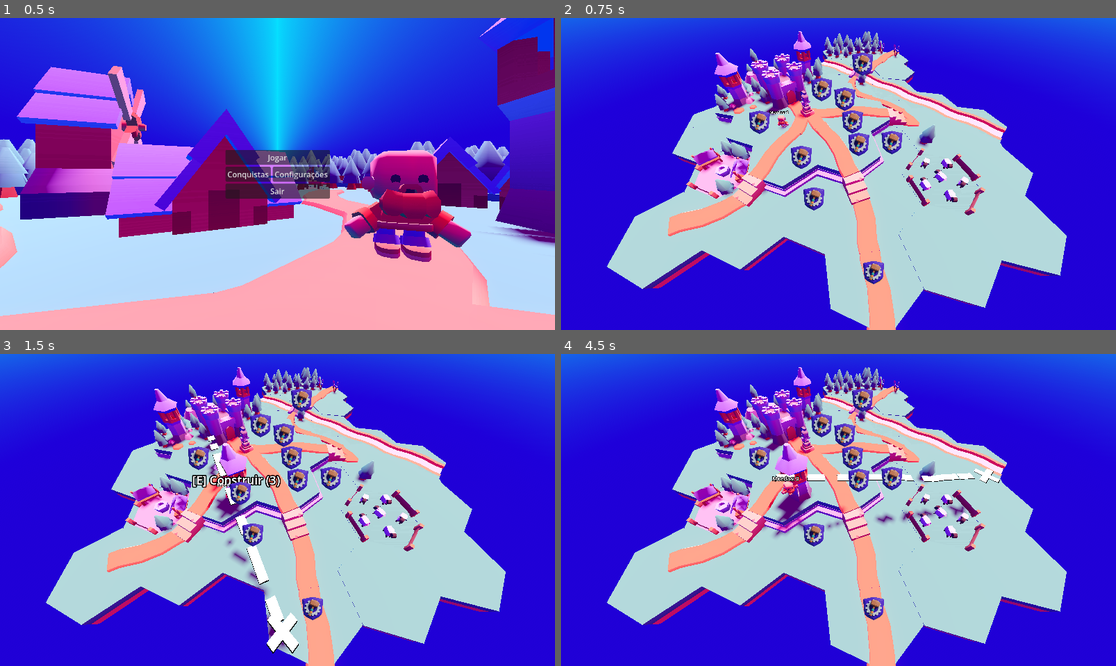
Above: before the commit, frames 1-4 (two rows, left to right).
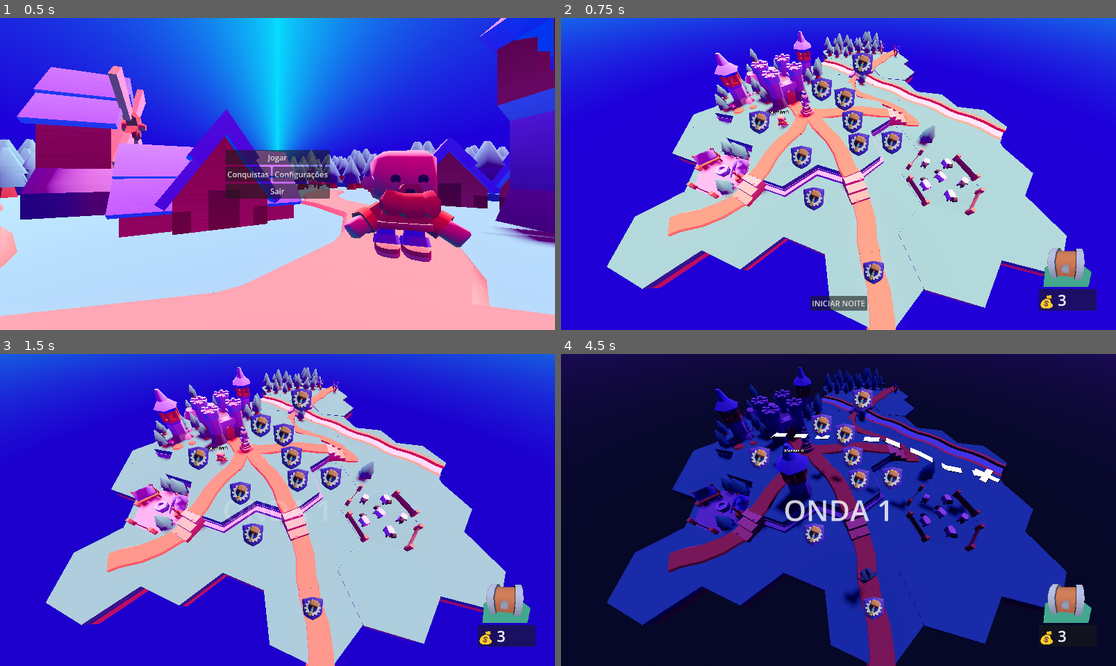
Above: after the commit, the same moments.

Repository: LucasSckenal/pi-4
Game: Godot game, scene res://Cenas Locais/main_menu.tscn
Two runs of this game, one before a commit and one after it. Both use one fixed random seed, a clock stepped at 60 frames per second and the inputs below.
Inputs (mouse positions are in pixels of both pictures, inside the frame that each line leads up to):
- Up to frame 1 (0.5 s): no input
- Up to frame 2 (0.75 s): click "Jogar" at 0.5 s
- Up to frame 3 (1.5 s): click (277, 637) at 1.25 s, where only the run after the commit has a clickable "INICIAR NOITE"
- Up to frame 4 (4.5 s): click (799, 494) at 2.02 s; click (855, 456) at 2.77 s; click (799, 494) at 3.52 s; tap Enter at 4.25 s; move the mouse to (960, 494) at 4.27 s; tap E (interact) at 4.35 s; click (960, 494) at 4.42 s

Frame 1 is identical in both runs. In frame 2, 2.1% of the frame differs, in the area x 44-97%, y 73-94%; in frame 3, 4.3%; in frame 4, 98%, in the area x 0-100%, y 0-100%.

Commit message:
feat: add HUD scene and script for game interface management

Diff:
--- /dev/null
+++ b/Cenas Locais/hud.tscn
@@ -0,0 +1,107 @@
+[gd_scene format=3 uid="uid://cri36f13bdtw1"]
+
+[ext_resource type="Script" uid="uid://bdk4hwc1fa0fx" path="res://hud.gd" id="1_fiyi4"]
+[ext_resource type="PackedScene" uid="uid://5wk3w1ggee8" path="res://Dungeon/chest.glb" id="2_o13s8"]
+[ext_resource type="PackedScene" uid="uid://ylr4w7m32di4" path="res://Mapa/grass.glb" id="3_iy34l"]
+
+[sub_resource type="World3D" id="World3D_ebwb2"]
+
+[node name="HUD" type="CanvasLayer" unique_id=1178528872]
+script = ExtResource("1_fiyi4")
+
+[node name="InterfacePrincipal" type="Control" parent="." unique_id=562351409]
+layout_mode = 3
+anchors_preset = 15
+anchor_right = 1.0
+anchor_bottom = 1.0
+grow_horizontal = 2
+grow_vertical = 2
+size_flags_horizontal = 3
+size_flags_vertical = 3
+mouse_filter = 2
+
+[node name="CentroTela" type="CenterContainer" parent="InterfacePrincipal" unique_id=1246110216]
+layout_mode = 1
+anchors_preset = 15
+anchor_right = 1.0
+anchor_bottom = 1.0
+grow_horizontal = 2
+grow_vertical = 2
+
+[node name="LabelWave" type="Label" parent="InterfacePrincipal/CentroTela" unique_id=1482058559]
+modulate = Color(1, 1, 1, 0)
+layout_mode = 2
+theme_override_font_sizes/font_size = 60
+text = "ONDA 1/10"
+
+[node name="MarginInferior" type="MarginContainer" parent="InterfacePrincipal" unique_id=486124078]
+layout_mode = 1
+anchors_preset = 7
+anchor_left = 0.5
+anchor_top = 1.0
+anchor_right = 0.5
+anchor_bottom = 1.0
+offset_left = -59.5
+offset_top = -71.0
+offset_right = 59.5
+grow_horizontal = 2
+grow_vertical = 0
+theme_override_constants/margin_bottom = 40
+
+[node name="CenterContainer" type="CenterContainer" parent="InterfacePrincipal/MarginInferior" unique_id=345088075]
+layout_mode = 2
+
+[node name="BotaoIniciarNoite" type="Button" parent="InterfacePrincipal/MarginInferior/CenterContainer" unique_id=513199761]
+layout_mode = 2
+text = "INICIAR NOITE"
+
+[node name="MarginDireita" type="MarginContainer" parent="InterfacePrincipal" unique_id=1955128057]
+layout_mode = 1
+anchors_preset = 3
+anchor_left = 1.0
+anchor_top = 1.0
+anchor_right = 1.0
+anchor_bottom = 1.0
+offset_left = -40.0
+offset_top = -40.0
+grow_horizontal = 0
+grow_vertical = 0
+theme_override_constants/margin_right = 40
+theme_override_constants/margin_bottom = 40
+
+[node name="VBoxDireita" type="VBoxContainer" parent="InterfacePrincipal/MarginDireita" unique_id=1732296998]
+layout_mode = 2
+size_flags_horizontal = 4
+size_flags_vertical = 4
+
+[node name="ContainerBau" type="SubViewportContainer" parent="InterfacePrincipal/MarginDireita/VBoxDireita" unique_id=270829609]
+custom_minimum_size = Vector2(120, 120)
+layout_mode = 2
+
+[node name="SubViewport" type="SubViewport" parent="InterfacePrincipal/MarginDireita/VBoxDireita/ContainerBau" unique_id=1232761435]
+own_world_3d = true
+world_3d = SubResource("World3D_ebwb2")
+transparent_bg = true
+handle_input_locally = false
+size = Vector2i(120, 120)
+render_target_update_mode = 4
+
+[node name="CameraBau" type="Camera3D" parent="InterfacePrincipal/MarginDireita/VBoxDireita/ContainerBau/SubViewport" unique_id=1318374310]
+transform = Transform3D(1, 0, 0, 0, 0.8768359, 0.48078984, 0, -0.48078984, 0.8768359, 0, 0.8348205, 0.5266327)
+
+[node name="LuzBau" type="DirectionalLight3D" parent="InterfacePrincipal/MarginDireita/VBoxDireita/ContainerBau/SubViewport" unique_id=1771548868]
+transform = Transform3D(1, 0, 0, 0, 0.74232686, 0.670038, 0, -0.670038, 0.74232686, 0, 1.3098617, 1.6097276)
+
+[node name="chest2" parent="InterfacePrincipal/MarginDireita/VBoxDireita/ContainerBau/SubViewport" unique_id=53500304 instance=ExtResource("2_o13s8")]
+transform = Transform3D(0.9956746, 0, -0.09290931, 0, 1, 0, 0.09290931, 0, 0.9956746, -0.013607115, 0.22566462, -0.10615909)
+
+[node name="grass2" parent="InterfacePrincipal/MarginDireita/VBoxDireita/ContainerBau/SubViewport/chest2" unique_id=1979503599 instance=ExtResource("3_iy34l")]
+transform = Transform3D(0.8030646, 0, -0.44863927, 0, 1, 0, 0.47277692, 0, 0.76206416, -0.010401107, -0.22566473, 0.011875898)
+
+[node name="FundoMoedas" type="PanelContainer" parent="InterfacePrincipal/MarginDireita/VBoxDireita" unique_id=160279703]
+layout_mode = 2
+
+[node name="LabelMoedas" type="Label" parent="InterfacePrincipal/MarginDireita/VBoxDireita/FundoMoedas" unique_id=1015318735]
+layout_mode = 2
+theme_override_font_sizes/font_size = 32
+text = "💰 0"
--- a/Cenas Locais/world.tscn
+++ b/Cenas Locais/world.tscn
@@ -1,6 +1,7 @@
 [gd_scene format=3 uid="uid://bwf5ew2pcpn7w"]
 
 [ext_resource type="Script" uid="uid://bbkopmygf8dbc" path="res://Cenas Locais/sol_ciclo.gd" id="1_0baal"]
+[ext_resource type="PackedScene" uid="uid://cri36f13bdtw1" path="res://Cenas Locais/hud.tscn" id="2_o3a1e"]
 [ext_resource type="PackedScene" uid="uid://7ql5qq73ydhw" path="res://Mapa/building-tower.glb" id="2_wjb0r"]
 [ext_resource type="PackedScene" uid="uid://c17533q6arlt7" path="res://Mapa/grass-hill.glb" id="3_mc2jv"]
 [ext_resource type="PackedScene" uid="uid://ylr4w7m32di4" path="res://Mapa/grass.glb" id="4_bo7i5"]
@@ -96,6 +97,8 @@
 
 [node name="World 1" type="Node3D" unique_id=1357575747]
 
+[node name="HUD" parent="." unique_id=1178528872 instance=ExtResource("2_o3a1e")]
+
 [node name="DirectionalLight3D" type="DirectionalLight3D" parent="." unique_id=276591259 groups=["Sol"]]
 transform = Transform3D(-0.8660254, -0.43301278, 0.25, 0, 0.49999997, 0.86602545, -0.50000006, 0.75, -0.43301266, 0, 0, 0)
 light_color = Color(1, 1, 0.6509804, 1)
--- /dev/null
+++ b/hud.gd
@@ -0,0 +1,74 @@
+extends CanvasLayer
+
+@onready var label_wave = $InterfacePrincipal/CentroTela/LabelWave
+@onready var botao_noite = $InterfacePrincipal/MarginInferior/CenterContainer/BotaoIniciarNoite
+@onready var label_moedas = $InterfacePrincipal/MarginDireita/VBoxDireita/FundoMoedas/LabelMoedas
+@onready var anim_bau = $InterfacePrincipal/MarginDireita/VBoxDireita/ContainerBau/chest2/AnimationPlayer
+
+func _ready():
+	# Garante que o texto da wave comece invisível
+	label_wave.modulate.a = 0.0
+
+	if botao_noite:
+		botao_noite.pressed.connect(_on_botao_noite_pressed)
+
+	atualizar_moedas()
+	verificar_estado_dia_noite()
+
+# =======================================
+# LÓGICA DO DIA E NOITE
+# =======================================
+
+func verificar_estado_dia_noite():
+	if GameManager.is_night:
+		botao_noite.hide()
+	else:
+		botao_noite.show()
+
+func _on_botao_noite_pressed():
+	if not GameManager.is_night:
+		botao_noite.hide()
+		GameManager.iniciar_noite()
+		# Assim que a noite começa, chamamos a animação da Wave!
+		mostrar_wave_na_tela("ONDA " + str(GameManager.onda_atual))
+
+# =======================================
+# EFEITO DE FADE DA WAVE (CINEMATOGRÁFICO)
+# =======================================
+
+func mostrar_wave_na_tela(texto: String):
+	label_wave.text = texto
+
+	# Cria a animação (Tween) para fazer o fade in e fade out
+	var tween = create_tween()
+
+	# 1. Faz o texto aparecer suavemente (Fade In) em 1 segundo
+	tween.tween_property(label_wave, "modulate:a", 1.0, 1.0)
+
+	# 2. Deixa o texto na tela por 2 segundos
+	tween.tween_interval(2.0)
+
+	# 3. Faz o texto sumir suavemente (Fade Out) em 1 segundo
+	tween.tween_property(label_wave, "modulate:a", 0.0, 1.0)
+
+
+# =======================================
+# LÓGICA DAS MOEDAS E BAÚ
+# =======================================
+
+func atualizar_moedas():
+	if label_moedas:
+		label_moedas.text = "💰 " + str(GameManager.moedas)
+
+func animar_bau_abrindo():
+	if anim_bau != null:
+		# Toca a sua animação com o nome exato da imagem
+		anim_bau.play("open")
+
+		# Espera 1 segundo
+		await get_tree().create_timer(1.0).timeout
+
+		# Toca a animação "open" de trás pra frente para o baú fechar!
+		anim_bau.play_backwards("open")
+	else:
+		print("Erro: O AnimationPlayer não foi encontrado!")
Not shown, added: hud.gd.uid
